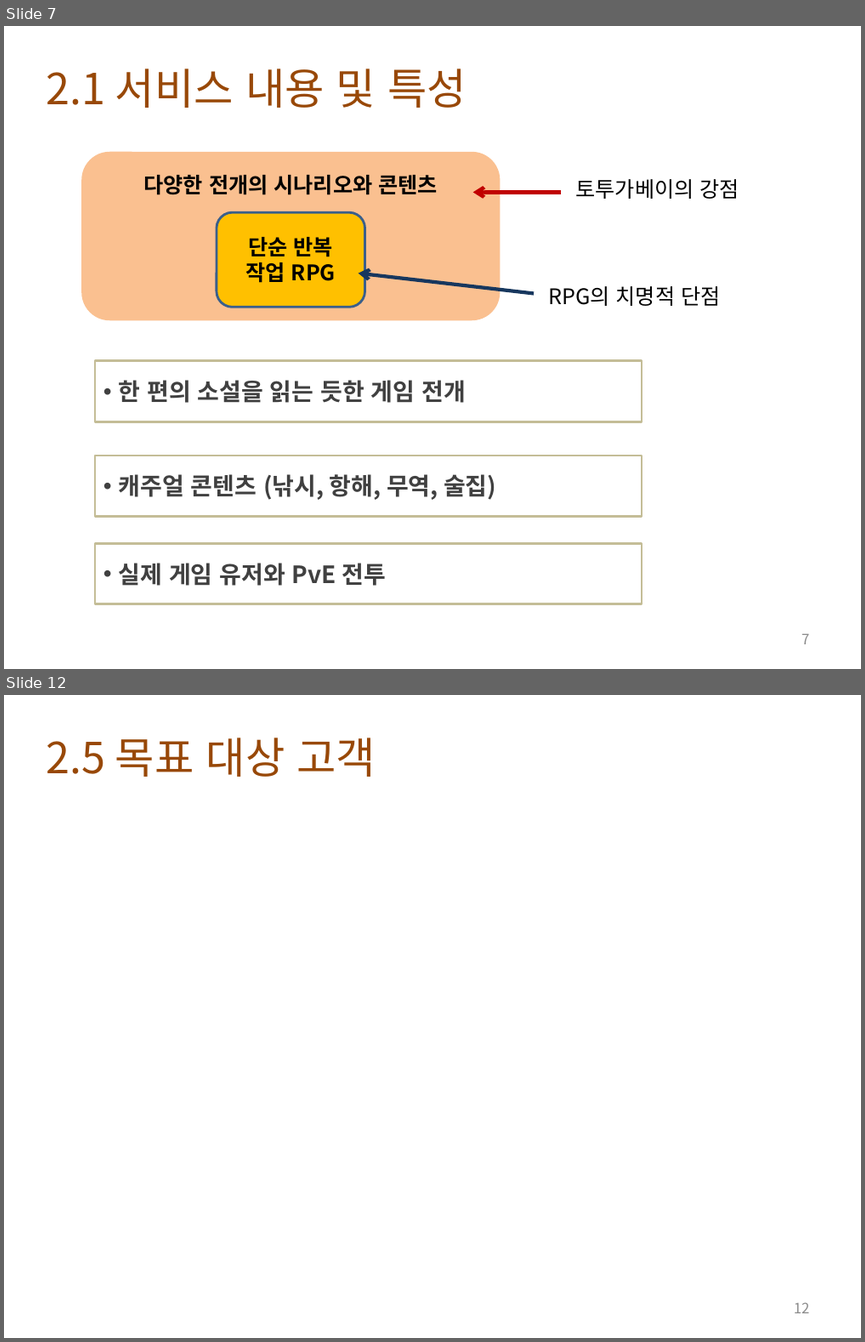
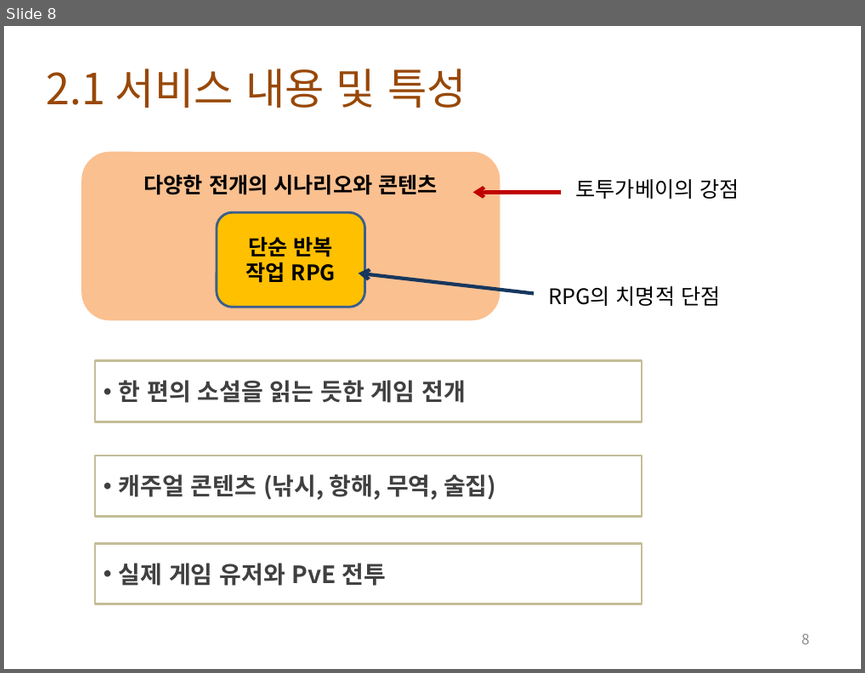
Before and after one commit to lge920904/planning_contest, a slide deck: tortuga bay 0.3.pptx. Shown one above the other, each under a label of ours: slides 7 and 12 before the commit, slide 8 after it; the slides between them are not shown. The pictures are 865x1342 and 865x673 pixels, drawn with LibreOffice and Linux fonts; fonts in the diff are those of the drawing; background and template pictures are left out. Boxes give left, top, right and bottom in pixels: in the first picture for what was removed or moved away, otherwise in the second. Text is boxed around its words. In the diff, an @@ line names an element or a change of style, - is before the commit and + after.

```diff
--- a/tortuga bay 0.3.pptx
+++ b/tortuga bay 0.3.pptx
@@ slide 12 removed at <box>4,695,861,1338</box>, background picture (left out) @@
@@ text removed at <box>46,737,375,777</box> @@
-2.5 목표 대상 고객
@@ page number removed at <box>794,1302,810,1313</box> @@
-12
@@ what was slide 7 is now slide 8 @@
@@ page number at <box>801,633,809,644</box>: text changed @@
-7
+8
```
Also in this commit, not shown: 5 slides changed, 7 slides added, 2 other slides removed, 2 other files.
